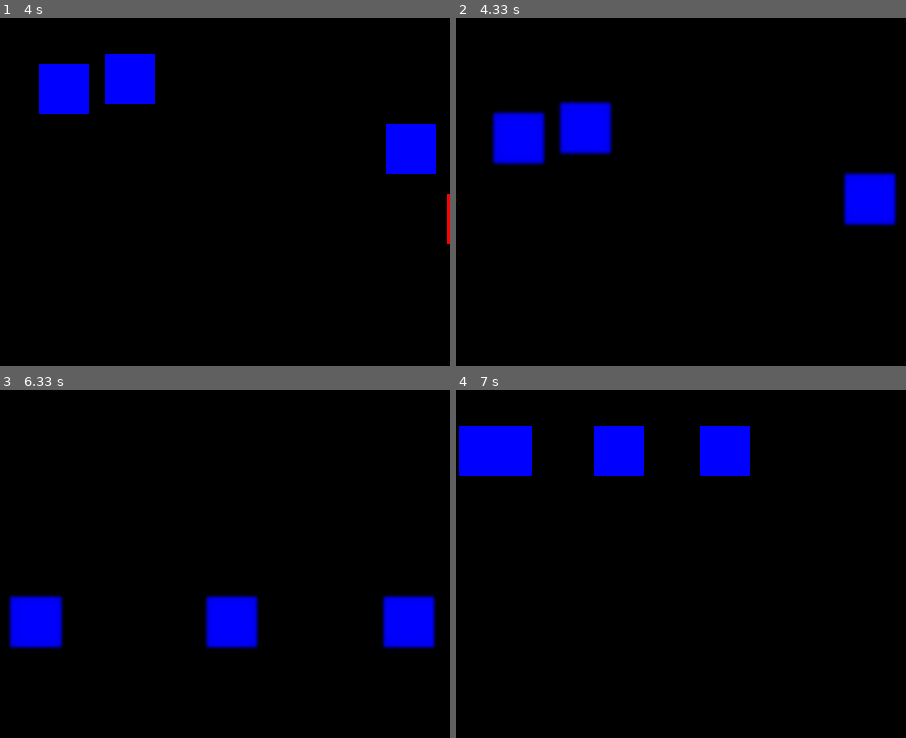
Above: before the commit, frames 1-4 (two rows, left to right).
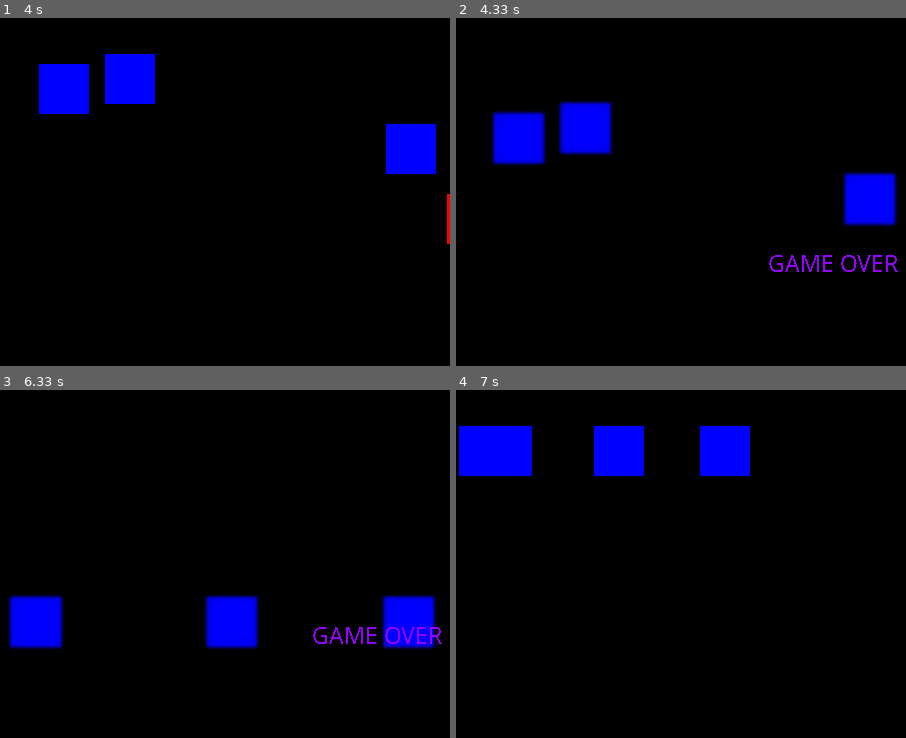
Above: after the commit, the same moments.

Repository: SDOsmany/PyGame
Game: pygame game, started from game.py
The game is run twice, just before and just after one commit, with the same random seed, the same clock (stepped at 60 frames per second) and the same inputs.
Inputs (mouse positions are % of the whole screen's width and height, from its top left):
- Up to frame 1 (4 s): hold Right 0.33-0.8 s; hold Up 0.83-1.13 s; hold Left 1.67-2.2 s; hold Down 2.23-2.53 s; hold Left 2.57-2.97 s; hold Up 3-3.37 s; hold Right from 3.4 s (still down)
- Up to frame 2 (4.33 s): release Right at 4.03 s; hold Down from 4.07 s (still down)
- Up to frame 3 (6.33 s): release Down at 4.43 s; click "Continue" at 5.02 s; hold Right 5.3-5.77 s; move the mouse to (62, 58) at 5.33 s; hold Up 5.8-6.1 s
- Up to frame 4 (7 s): click "Continue" at 6.68 s; hold Left from 6.97 s (still down)
The pictures show only the part of the screen within x 6-56%, y 0-50%; the shares and areas given below are measured in that part.

Frame 1 is identical in both runs. In frame 2, 0.4% of the frame differs, in the area x 69-99%, y 68-73%; in frame 3, 0.4%; in frame 4, nothing differs.

Commit message:
added gameover text after death

Diff:
--- a/game.py
+++ b/game.py
@@ -20,6 +20,7 @@
 """Game settings"""
 pygame.font.init()
 font = pygame.font.SysFont('Comic Sans MS',25)
+gameoverText = pygame.font.SysFont('Comic Sans MS', 40)
 screen = pygame.display.set_mode((WIDTH,HEIGHT))
 pygame.key.set_repeat(10,player_speed)
 game_over = False
@@ -61,6 +62,7 @@
 """Game objects"""
 continueButton = font.render('Continue',False,(0,0,0))
 quitButton = font.render('Quit',False,(0,0,0))
+gameOver = font.render('GAME OVER', False, (150,0,255))
 
 
 def blur(x):
@@ -81,8 +83,8 @@
     quit_position_x = WIDTH/3*2-2
     quit_position_y = HEIGHT/1.7
     quit_size = [110,35]
-
     blur(10)
+    screen.blit(gameOver,(WIDTH/2-80,HEIGHT/3))
     while paused:
         for event in pygame.event.get():
             if event.type == pygame.QUIT:
